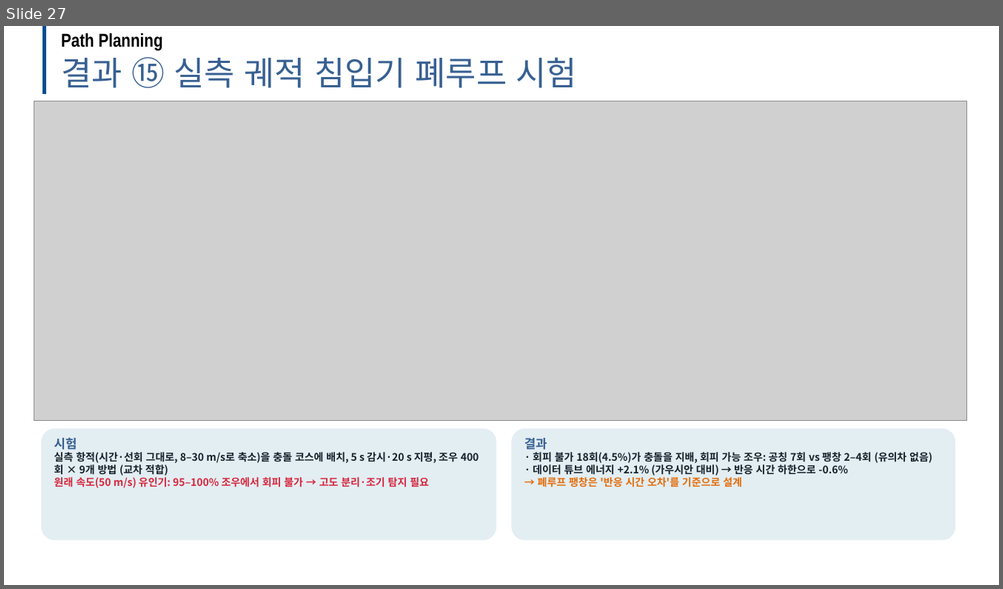
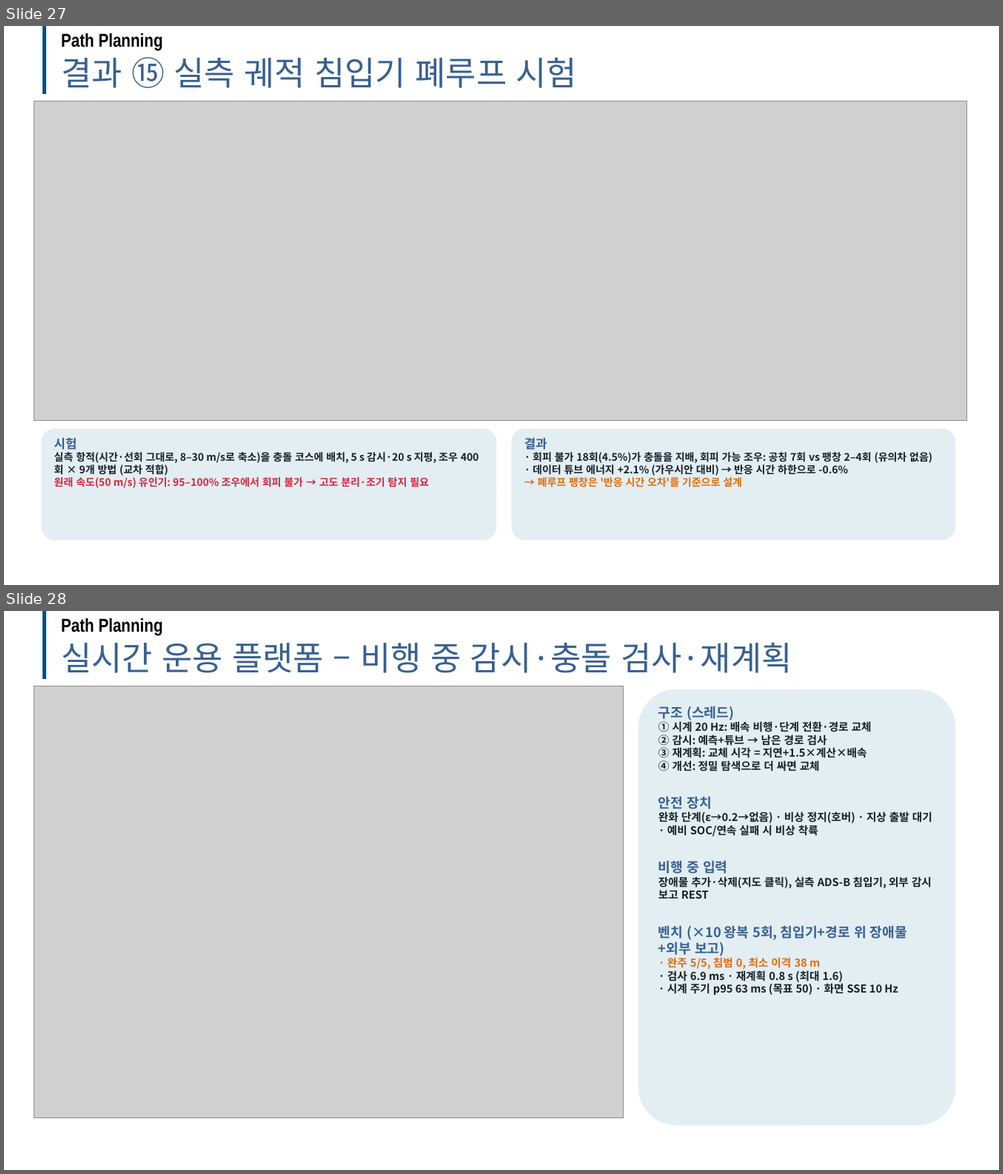
Before and after one commit to dnfl5345/Drone_path_opt, a slide deck: docs/drone_soc_path_planning_dev.pptx. Shown one above the other, each under a label of ours: slide 27 before the commit, slides 27 and 28 after it. The pictures are 1003x589 and 1003x1174 pixels, drawn with LibreOffice and Linux fonts; fonts in the diff are those of the drawing; grey boxes stand for pictures; background and template pictures are left out. Boxes give left, top, right and bottom in pixels: in the first picture for what was removed or moved away, otherwise in the second. Text is boxed around its words. In the diff, an @@ line names an element or a change of style, - is before the commit and + after.

```diff
--- a/docs/drone_soc_path_planning_dev.pptx
+++ b/docs/drone_soc_path_planning_dev.pptx
@@ slide 28 added at bbox=[4, 611, 999, 1170], background #FFFFFF @@
@@ line added from (44, 611) to (44, 680), #004E8F 3.5 pt @@
@@ text added at bbox=[61, 618, 163, 636], 18 pt, text #000000, bold @@
+Path Planning
@@ text added at bbox=[61, 642, 791, 673], 32 pt, text #376092 @@
+실시간 운용 플랫폼 – 비행 중 감시·충돌 검사·재계획
@@ picture added at bbox=[34, 686, 623, 1118] @@
@@ rounded rectangle added at bbox=[638, 689, 956, 1126], fill #E3EEF3, 10.5 pt, text #16202A, bold @@
+구조 (스레드)
+① 시계 20 Hz: 배속 비행·단계 전환·경로 교체
+② 감시: 예측+튜브 → 남은 경로 검사
+③ 재계획: 교체 시각 = 지연+1.5×계산×배속
+④ 개선: 정밀 탐색으로 더 싸면 교체
+안전 장치
+완화 단계(ε→0.2→없음) · 비상 정지(호버) · 지상 출발 대기 · 예비 SOC/연속 실패 시 비상 착륙
+비행 중 입력
+장애물 추가·삭제(지도 클릭), 실측 ADS-B 침입기, 외부 감시 보고 REST
+벤치 (×10 왕복 5회, 침입기+경로 위 장애물+외부 보고)
+· 완주 5/5, 침범 0, 최소 이격 38 m
+· 검사 6.9 ms · 재계획 0.8 s (최대 1.6)
+· 시계 주기 p95 63 ms (목표 50) · 화면 SSE 10 Hz
```
Also in this commit, not shown: 1 slide changed, 15 other files.
